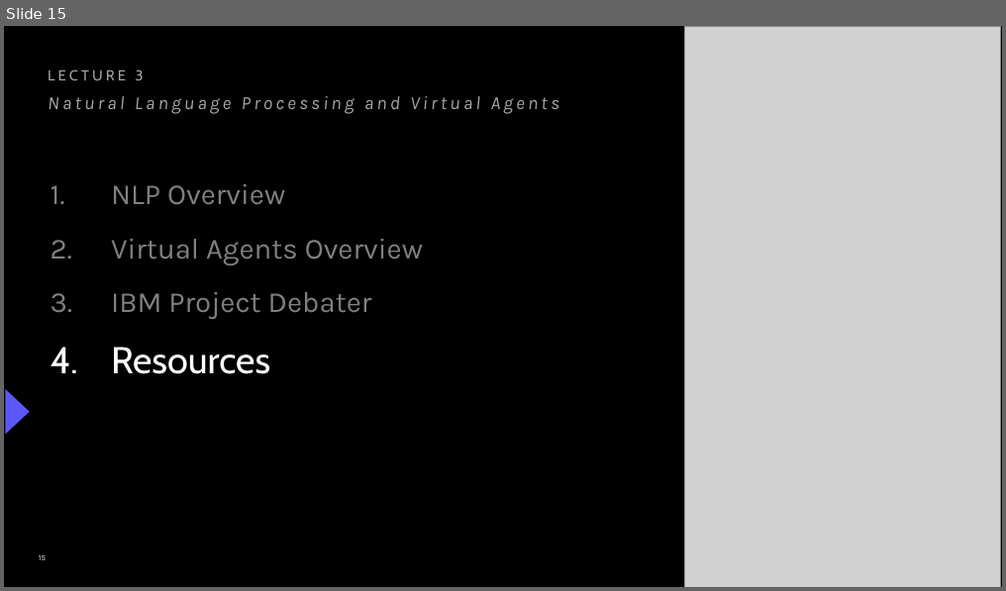
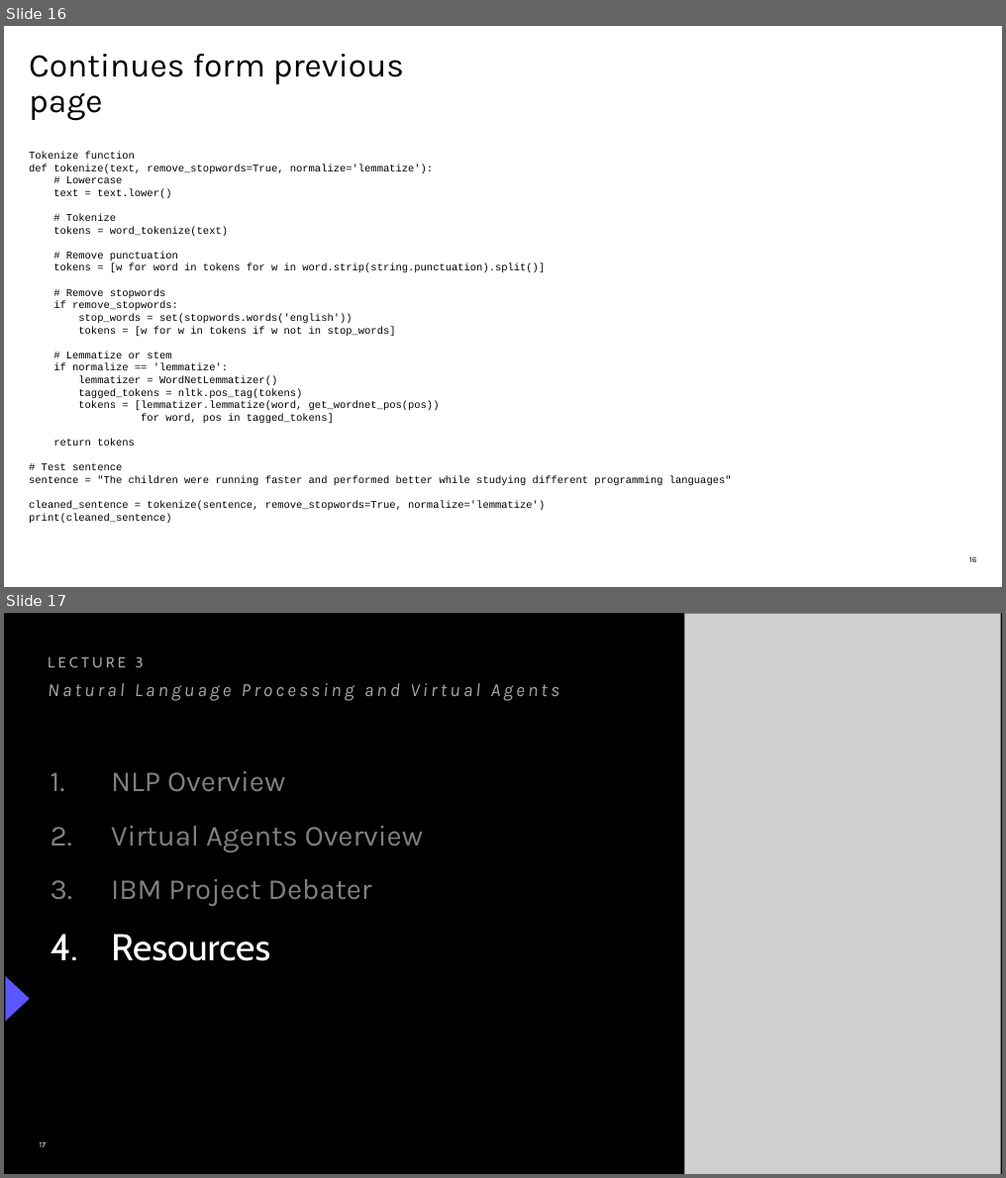
Before and after one commit to apischdo/saintpeters, a slide deck: NLP_Steps.pptx. Shown one above the other, each under a label of ours: slide 15 before the commit, slides 16 and 17 after it. The pictures are 1006x591 and 1006x1178 pixels, drawn with LibreOffice and Linux fonts; fonts in the diff are those of the drawing; grey boxes stand for pictures. Boxes give left, top, right and bottom in pixels: in the first picture for what was removed or moved away, otherwise in the second. Text is boxed around its words. In the diff, an @@ line names an element or a change of style, - is before the commit and + after.

```diff
--- a/NLP_Steps.pptx
+++ b/NLP_Steps.pptx
@@ slide 16 added at <box>4,26,1002,587</box>, background #FFFFFF @@
@@ title added at <box>29,54,404,121</box>, 32 pt, text #000000 @@
+Continues form previous page
@@ text added at <box>29,152,732,524</box>, 10 pt, text #000000 @@
+Tokenize function
+def tokenize(text, remove_stopwords=True, normalize='lemmatize'):
+# Lowercase
+text = text.lower()
+# Tokenize
+tokens = word_tokenize(text)
+# Remove punctuation
+tokens = [w for word in tokens for w in word.strip(string.punctuation).split()]
+# Remove stopwords
+if remove_stopwords:
+stop_words = set(stopwords.words('english'))
+tokens = [w for w in tokens if w not in stop_words]
+# Lemmatize or stem
+if normalize == 'lemmatize':
+lemmatizer = WordNetLemmatizer()
+tagged_tokens = nltk.pos_tag(tokens)
+tokens = [lemmatizer.lemmatize(word, get_wordnet_pos(pos))
+for word, pos in tagged_tokens]
+return tokens
+# Test sentence
+sentence = "The children were running faster and performed better while studying different programming languages"
+cleaned_sentence = tokenize(sentence, remove_stopwords=True, normalize='lemmatize')
+print(cleaned_sentence)
@@ page number added at <box>969,557,977,563</box>, 8 pt, text #000000 @@
+16
@@ what was slide 15 is now slide 17 @@
@@ page number at <box>40,1143,46,1148</box>: text changed @@
-15
+17
```
Also in this commit, not shown: 1 other slide added.
